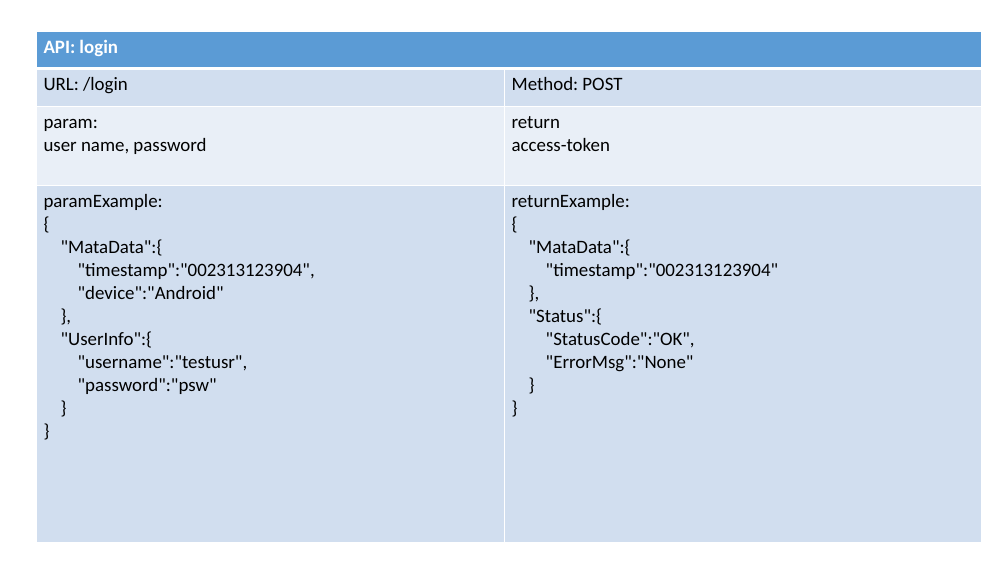
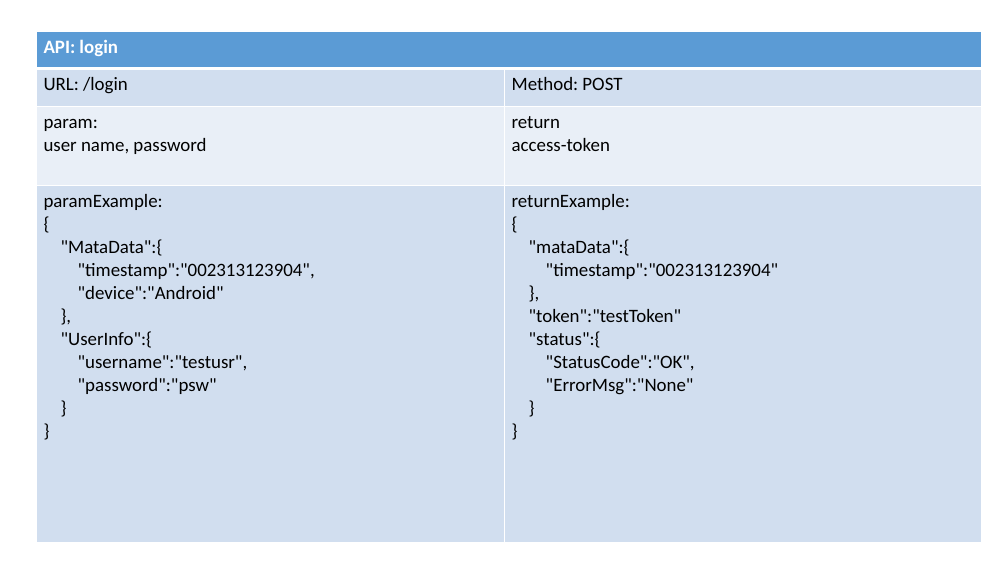
Before and after one commit to dailing/schoolapp, a slide deck: slide 2 of API.pptx. Drawn at 1008x567 pixels with LibreOffice and Linux fonts; fonts in the diff are those of the drawing. Boxes give left, top, right and bottom in pixels: in the first picture for what was removed or moved away, otherwise in the second. Text is boxed around its words. In the diff, an @@ line names an element or a change of style, - is before the commit and + after.

```diff
--- a/API.pptx
+++ b/API.pptx
@@ table at [36, 32, 982, 543] @@
@@ row 4, column 2: "returnExample: / { / "MataData":{ / "timestamp":"002313123904" / }, / "Status":{ / "StatusCode":"OK", / "ErrorMsg":"None" / } / }" to "returnExample: / { / "mataData":{ / "timestamp":"002313123904" / }, / "token":"testToken" / "status":{ / "StatusCode":"OK", / "ErrorMsg":"None" / } / }" @@
```
Also in this commit, not shown: 9 other files.
